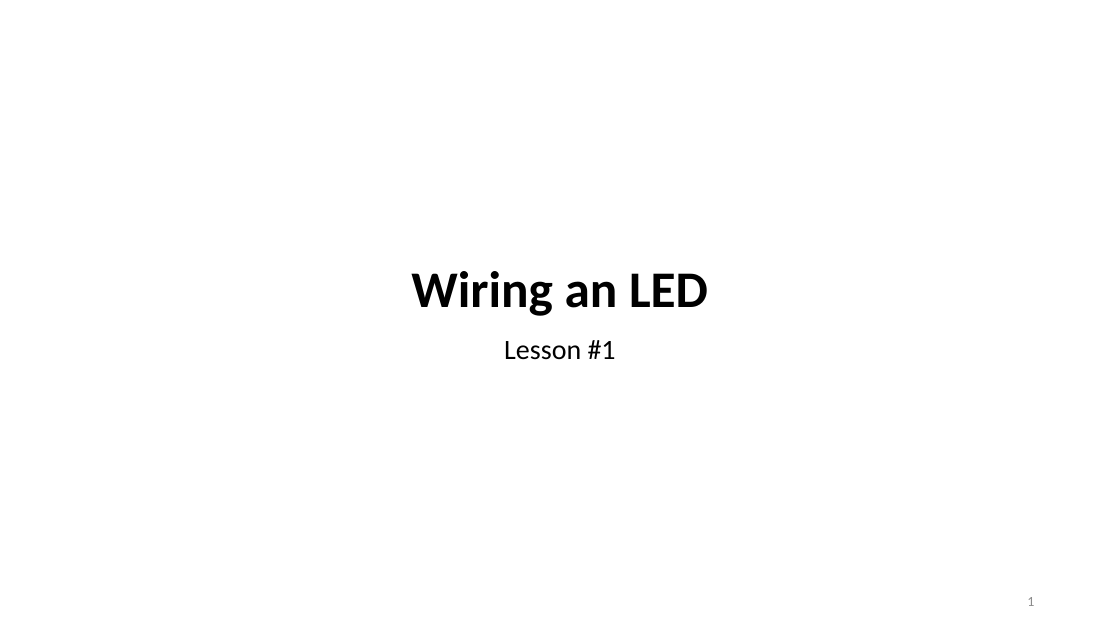
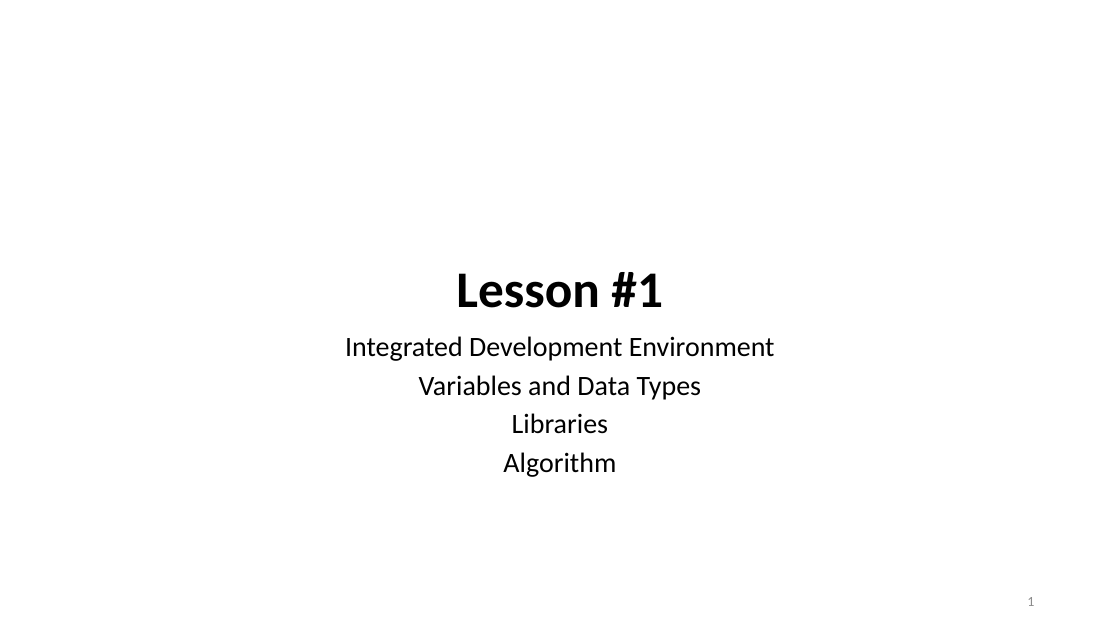
Before and after one commit to ssgoh/Intro_To_Raspberry_Pi, a slide deck: slide 1 of Week 1/011 - Lesson 1 - Wiring Diagram (Red LED) (WEEK 1).pptx. Drawn at 1120x630 pixels with LibreOffice and Linux fonts; fonts in the diff are those of the drawing. Boxes give left, top, right and bottom in pixels: in the first picture for what was removed or moved away, otherwise in the second. Text is boxed around its words. In the diff, an @@ line names an element or a change of style, - is before the commit and + after.

```diff
--- a/Week 1/011 - Lesson 1 - Wiring Diagram (Red LED) (WEEK 1).pptx
+++ b/Week 1/011 - Lesson 1 - Wiring Diagram (Red LED) (WEEK 1).pptx
@@ title at [456,272,663,308]: text changed @@
-Wiring an LED
+Lesson #1
@@ subtitle at [345,336,775,477]: text changed @@
-Lesson #1
+Integrated Development Environment
+Variables and Data Types
+Libraries
+Algorithm
```
Also in this commit, not shown: 3 other files.
